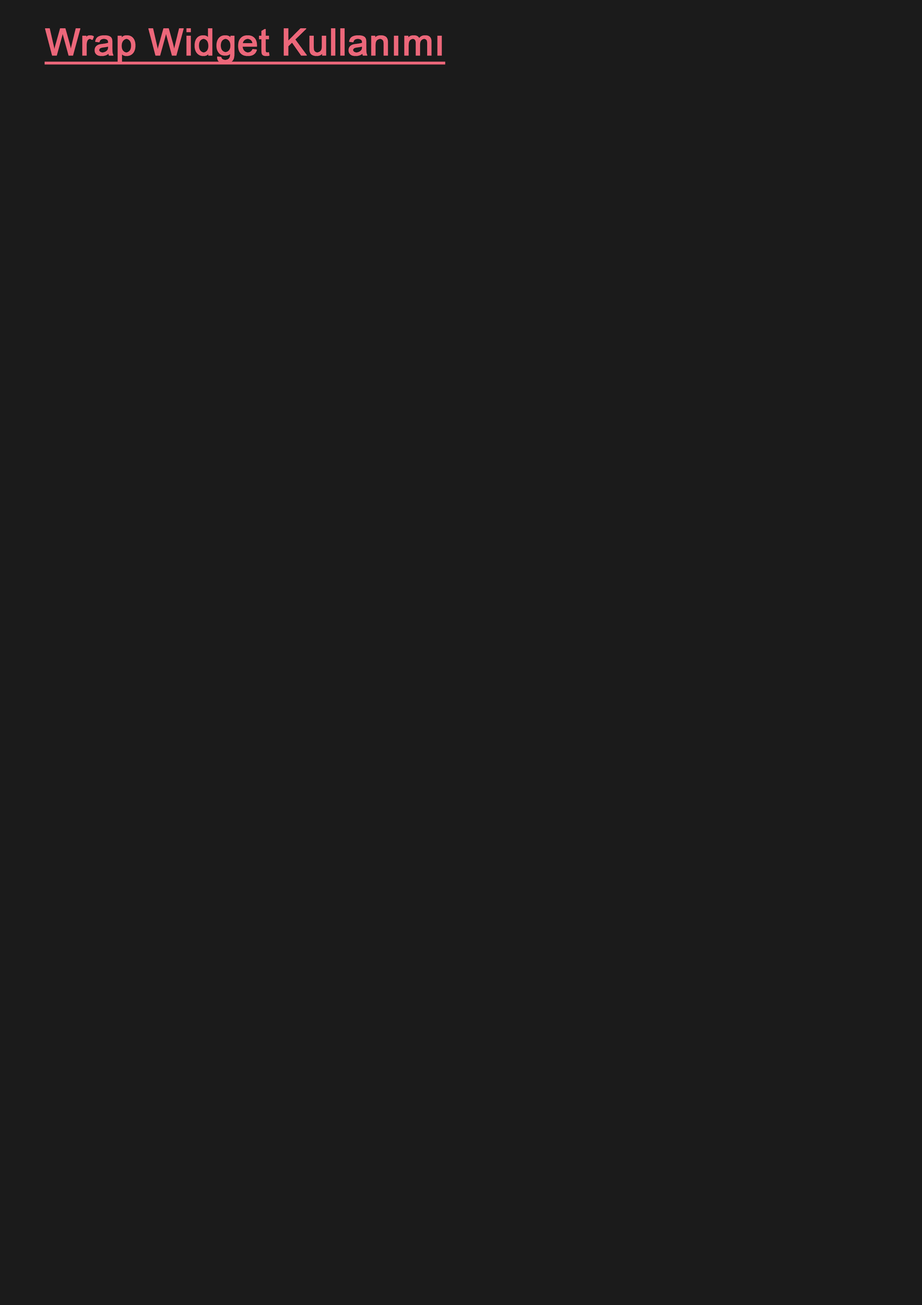
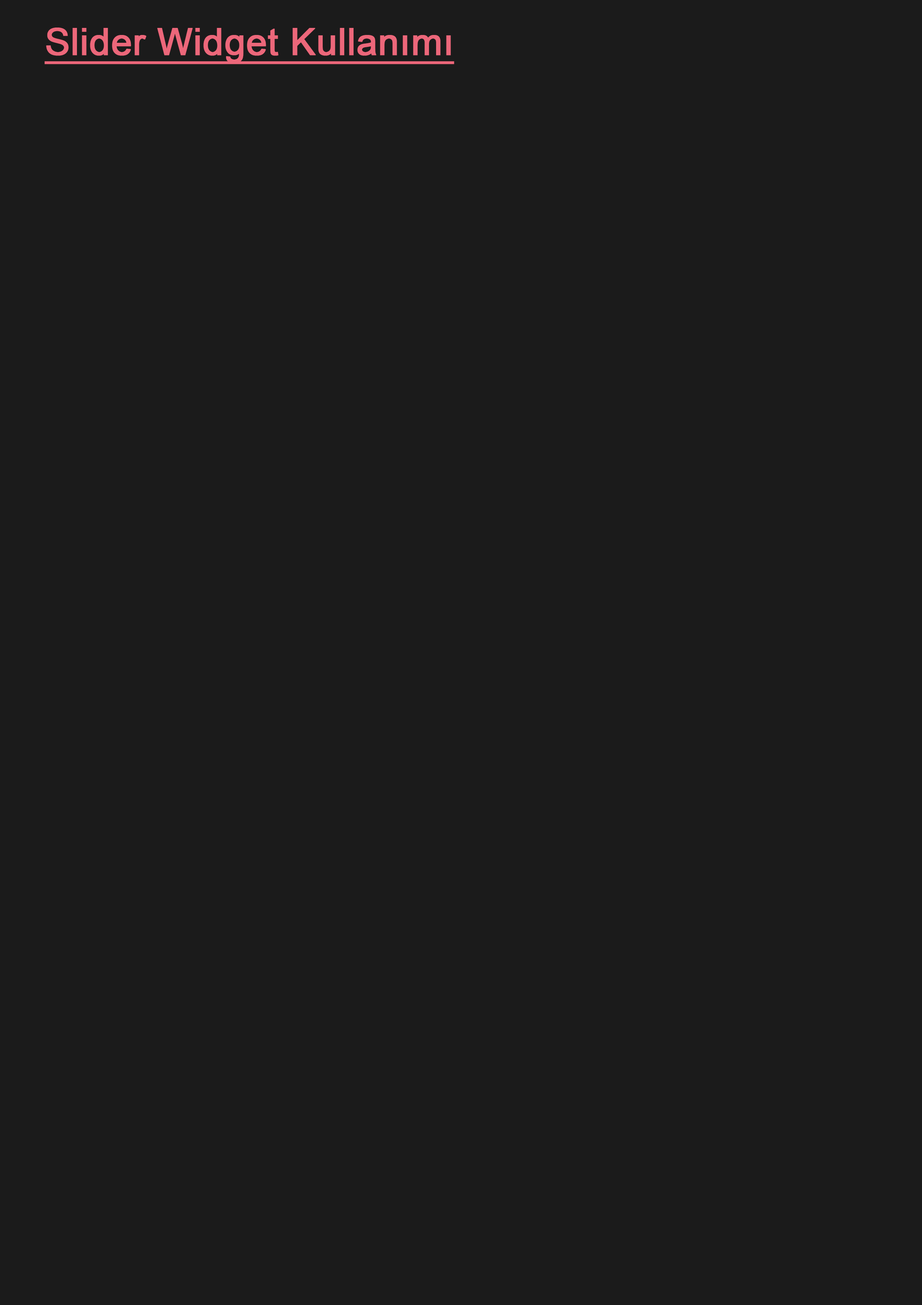
Layers edited between the first and the second 922x1305 image:
renamed "Wrap Widget Kullanımı" to "Slider Widget Kullanımı", painted on it over box(44, 27, 455, 65)
